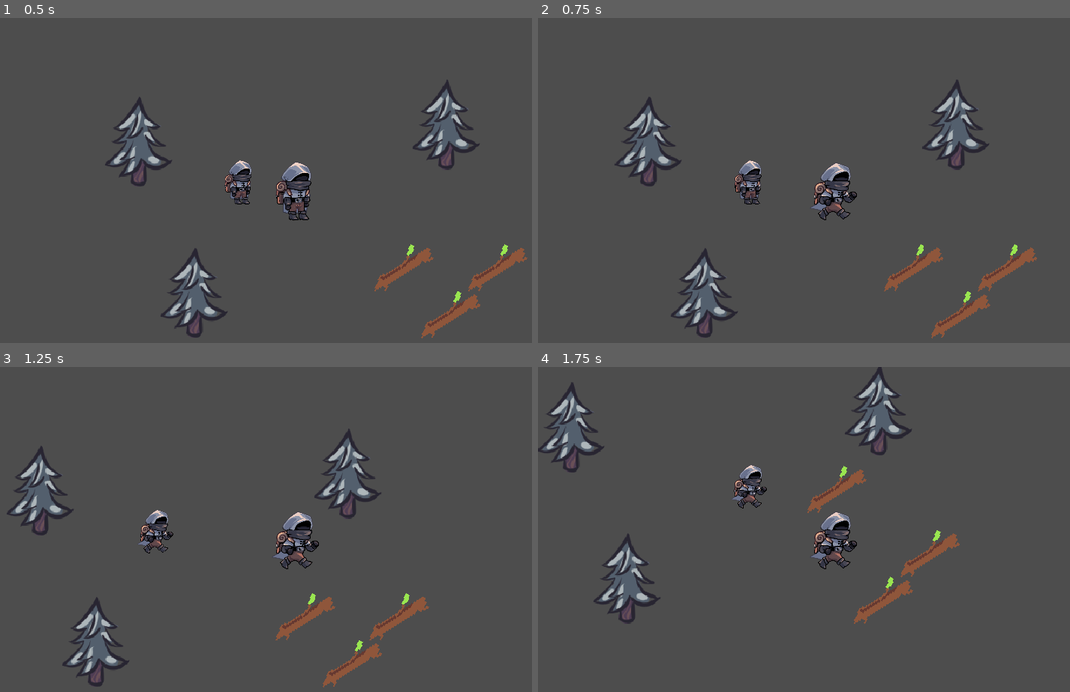
Above: before the commit, frames 1-4 (two rows, left to right).
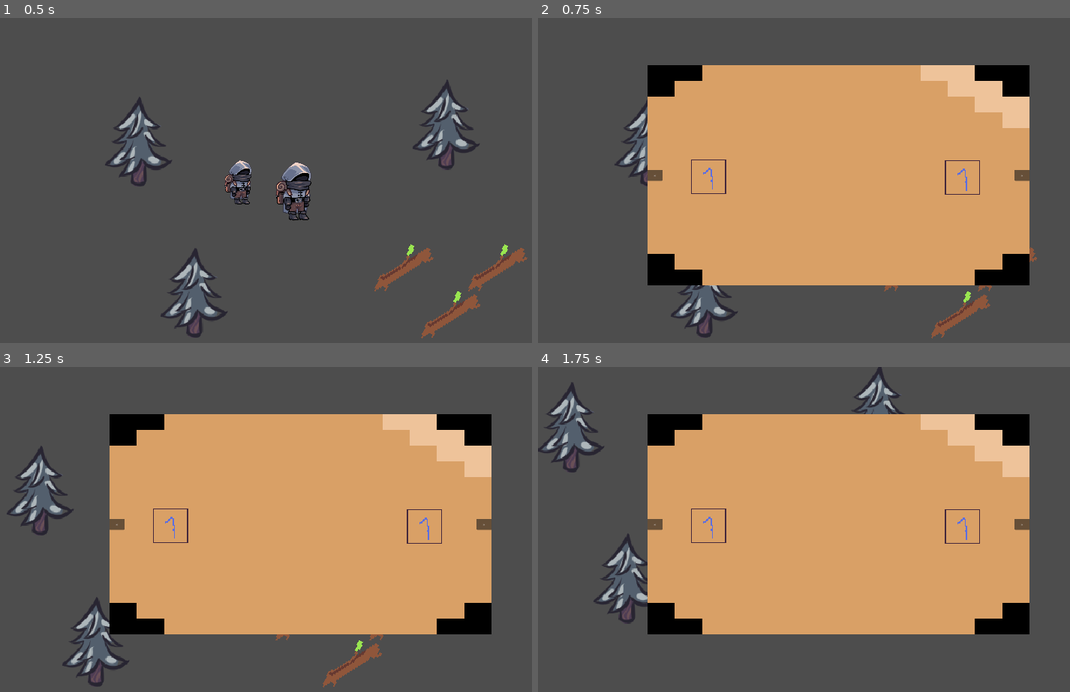
Above: after the commit, the same moments.

Repository: frozen-valley/frozen-valley
Game: Godot game, scene res://scenes/World.tscn
Two runs of this game, one before a commit and one after it. Both use one fixed random seed, a clock stepped at 60 frames per second and the inputs below. The engine's default icon, where the game draws it, is replaced by a stand-in: a white triangle on a blue panel in a dark square.
Inputs:
- Up to frame 1 (0.5 s): no input
- Up to frame 2 (0.75 s): tap Enter (ui_accept) at 0.5 s; hold Right (ui_right) from 0.53 s (still down); tap B (book) at 0.6 s
- Up to frame 3 (1.25 s): keep holding Right (ui_right); tap Enter (ui_accept) at 0.77 s
- Up to frame 4 (1.75 s): release Right (ui_right) at 1.28 s; hold Down (ui_down) from 1.28 s (still down); tap F (interact) at 1.35 s; tap Enter (ui_accept) at 1.52 s

Frame 1 is identical in both runs. In frame 2, 49% of the frame differs, in the area x 20-93%, y 14-83%; in frame 3, 49%; in frame 4, 49%.
Error before the commit: Parse Error: Unexpected "Identifier" in class body. (res://book/pageTurner.gd:1)

Commit message:
Update pageTurner.gd
resolved dynamic typing

Diff:
--- a/book/pageTurner.gd
+++ b/book/pageTurner.gd
@@ -1,7 +1,7 @@
 extends Control
 
-int current_page = 1
-bool is_open = false
+var current_page: int = 1
+var is_open: bool = false
 
 func _process(delta):
 	if Input.is_action_just_pressed("book"):
